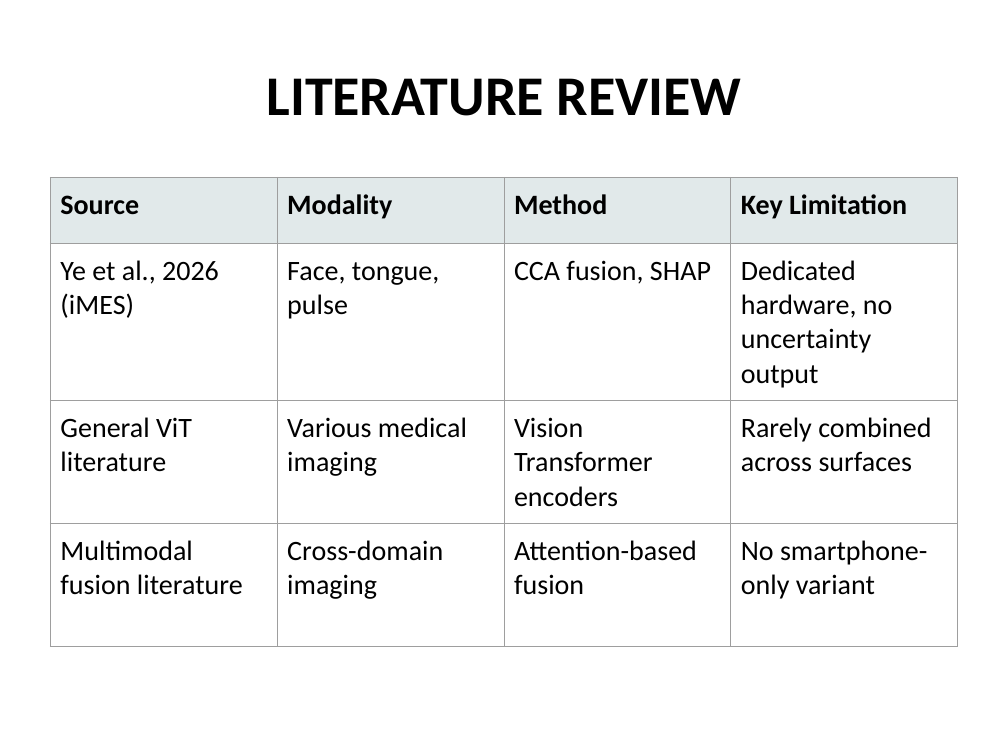
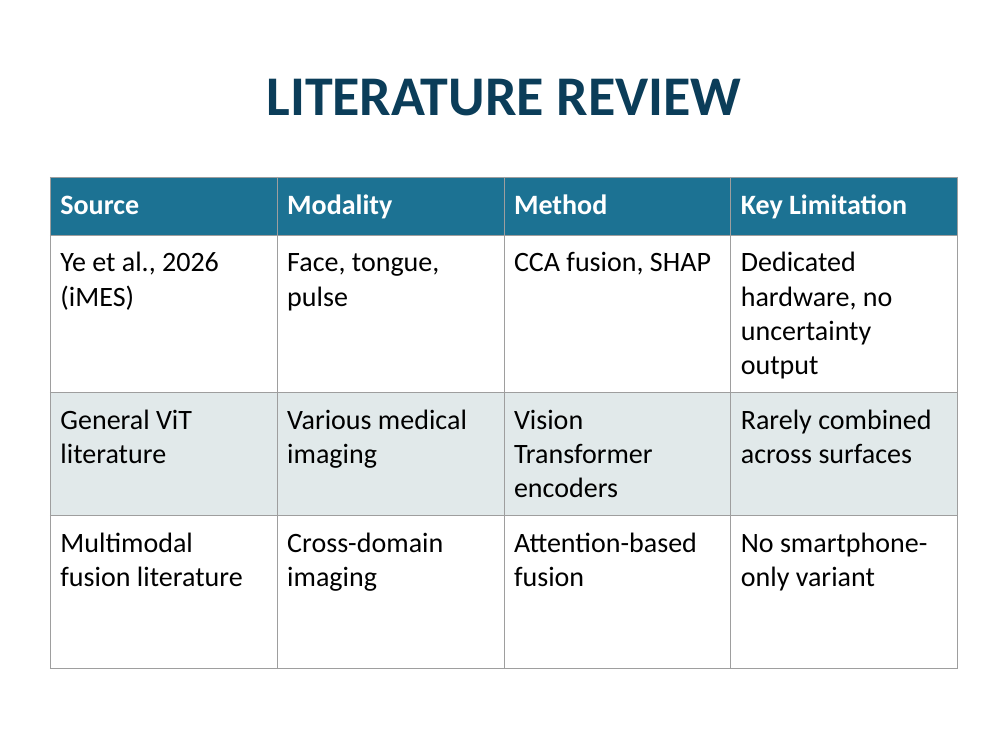
Before and after one commit to Jaffar-Kazmi/BodyScan, a slide deck: slide 8 of docs/proposal/slides.pptx. Drawn at 1008x756 pixels with LibreOffice and Linux fonts; fonts in the diff are those of the drawing; background and template pictures are left out. Boxes give left, top, right and bottom in pixels: in the first picture for what was removed or moved away, otherwise in the second. Text is boxed around its words. In the diff, an @@ line names an element or a change of style, - is before the commit and + after.

```diff
--- a/docs/proposal/slides.pptx
+++ b/docs/proposal/slides.pptx
@@ title "LITERATURE REVIEW" at (266,78,742,116): text colour #000000 to #0B3D59 @@
@@ table at (50,177,958,595) @@
@@ fill #E1E9EA to #1C7293 in row 1 @@
@@ fill none to #E1E9EA in row 3 @@
@@ text colour #000000 to #FFFFFF in "Source", "Modality", "Method", "Key Limitation" @@
```
Also in this commit, not shown: 13 other slides changed, 9 slides added, 5 slides removed.
